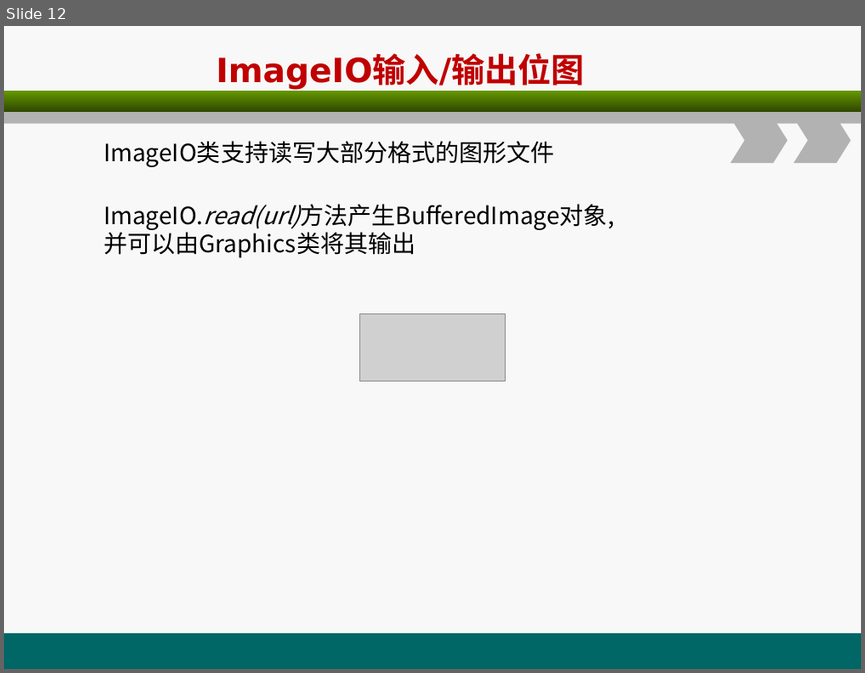
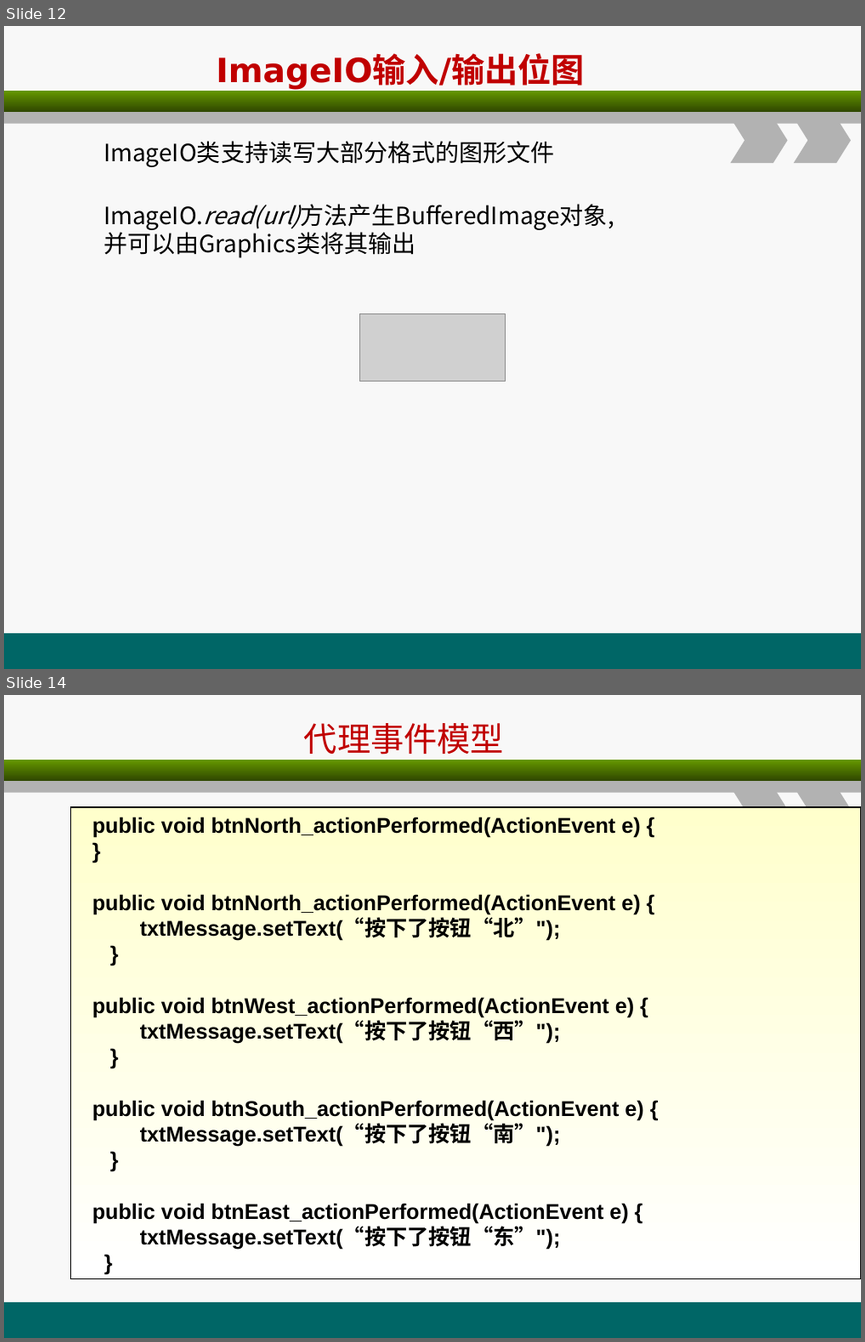
Before and after one commit to christwei/gitDoc, a slide deck: 课件/环宇/javaSE进阶/B1.ppt. Shown one above the other, each under a label of ours: slide 12 before the commit, slides 12 and 14 after it; the slides between them are not shown. The pictures are 865x673 and 865x1342 pixels, drawn with LibreOffice and Linux fonts; fonts in the diff are those of the drawing; grey boxes stand for pictures. Boxes give left, top, right and bottom in pixels: in the first picture for what was removed or moved away, otherwise in the second. Text is boxed around its words. In the diff, an @@ line names an element or a change of style, - is before the commit and + after.

```diff
--- a/课件/环宇/javaSE进阶/B1.ppt
+++ b/课件/环宇/javaSE进阶/B1.ppt
@@ slide 14 added at <box>4,695,861,1338</box>, background #F8F8F8; not listed: 5 template elements that a slide beside it also shows @@
@@ text added at <box>304,723,504,760</box>, 28 pt, text #C00000 @@
+代理事件模型
@@ rectangle added at <box>71,807,861,1278</box>, fill gradient #FFFFCC to #FFFFFF, outline #000000 0.99 pt, 18 pt, text #000000, bold @@
+public void btnNorth_actionPerformed(ActionEvent e) {
+}
+public void btnNorth_actionPerformed(ActionEvent e) {
+txtMessage.setText(“按下了按钮“北”");
+}
+public void btnWest_actionPerformed(ActionEvent e) {
+txtMessage.setText(“按下了按钮“西”");
+}
+public void btnSouth_actionPerformed(ActionEvent e) {
+txtMessage.setText(“按下了按钮“南”");
+}
+public void btnEast_actionPerformed(ActionEvent e) {
+txtMessage.setText(“按下了按钮“东”");
+}
```
Also in this commit, not shown: 3 other slides added, 1 other file.
